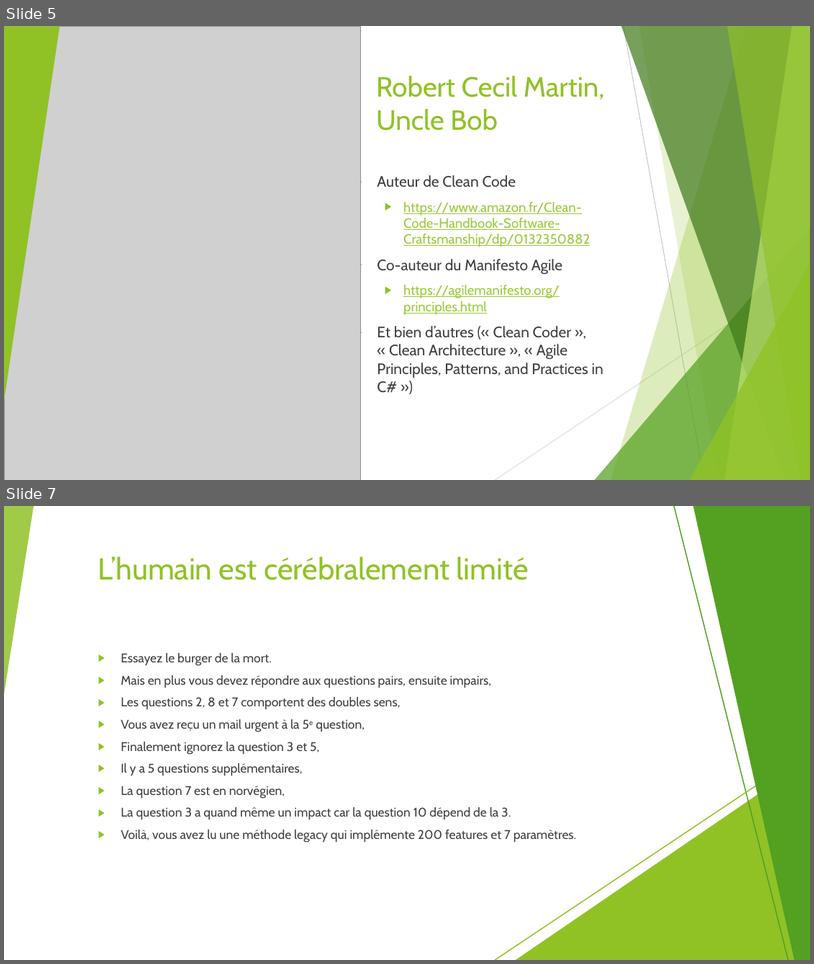
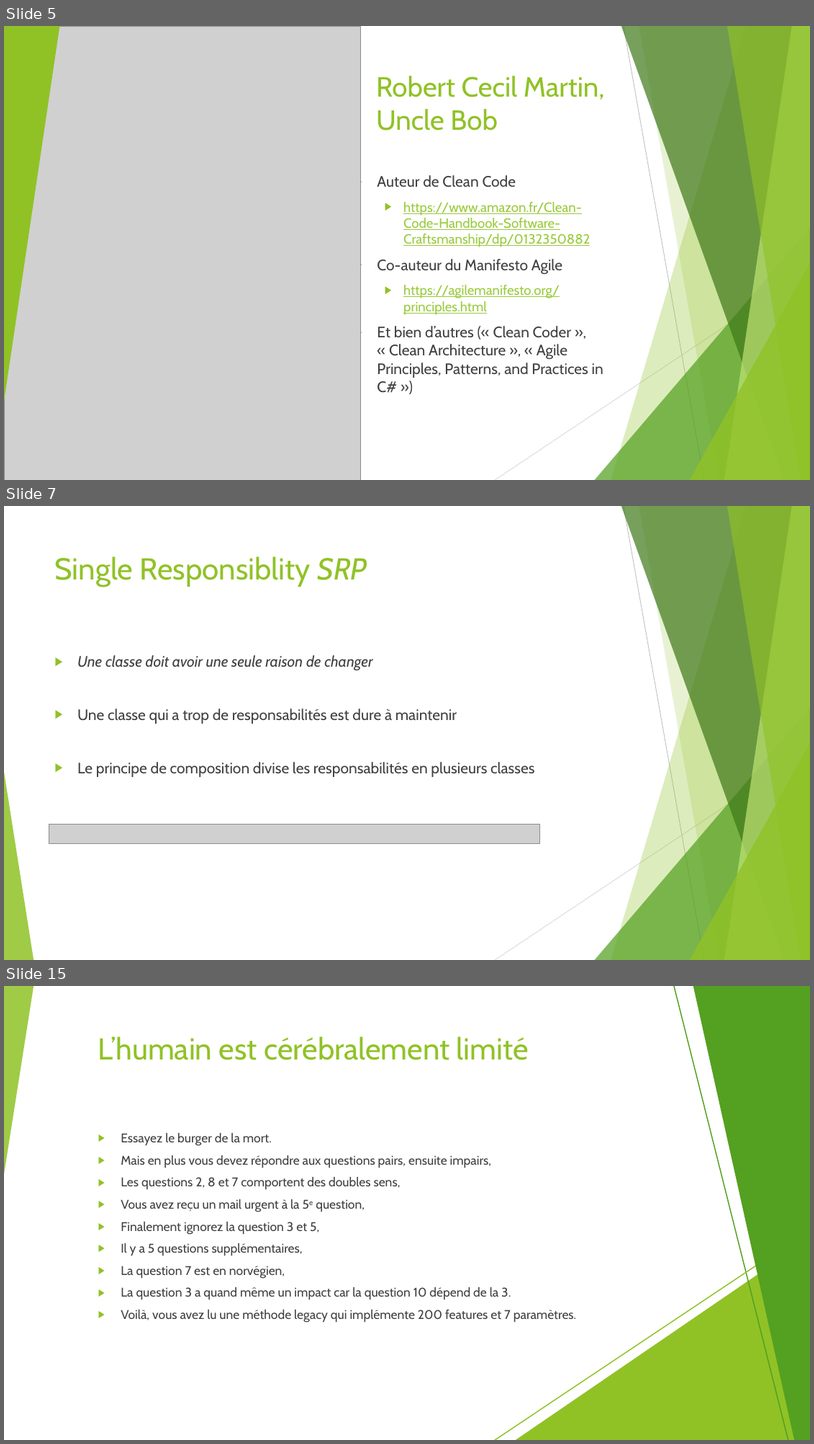
Before and after one commit to worming004/SimpleIsNotEasy, a slide deck: PPT/Easy != Simple.pptx. Shown one above the other, each under a label of ours: slides 5 and 7 before the commit, slides 5, 7 and 15 after it; the slides between them are not shown. The pictures are 814x964 and 814x1444 pixels, drawn with LibreOffice and Linux fonts; fonts in the diff are those of the drawing; grey boxes stand for pictures. Boxes give left, top, right and bottom in pixels: in the first picture for what was removed or moved away, otherwise in the second. Text is boxed around its words. In the diff, an @@ line names an element or a change of style, - is before the commit and + after.

Commit message:
réinsert principes SOLID

```diff
--- a/PPT/Easy != Simple.pptx
+++ b/PPT/Easy != Simple.pptx
@@ slide 7 added at <box>4,506,810,960</box>, background #FFFFFF; not listed: 10 template elements that a slide beside it also shows @@
@@ title added at <box>55,556,367,587</box>, 36 pt, text #90C226 @@
+Single Responsiblity SRP
@@ text added at <box>77,655,535,777</box>, 18 pt, text #404040 @@
+▶ Une classe doit avoir une seule raison de changer
+▶ Une classe qui a trop de responsabilités est dure à maintenir
+▶ Le principe de composition divise les responsabilités en plusieurs classes
@@ picture added at <box>49,824,540,843</box> @@
@@ what was slide 7 is now slide 15 @@
```
Also in this commit, not shown: 12 slides changed, 7 other slides added, 15 other files.
